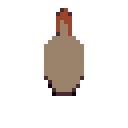
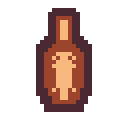
Before/after of a 128 x 128 layered artwork. What changed in the layer stack:
removed layer "enemy_turret_gun.png" over [44, 8, 84, 96]
added layer "Ebene" above "Ebene #1" over [40, 12, 88, 108]
added layer "Ebene #1" over [36, 8, 92, 112]
